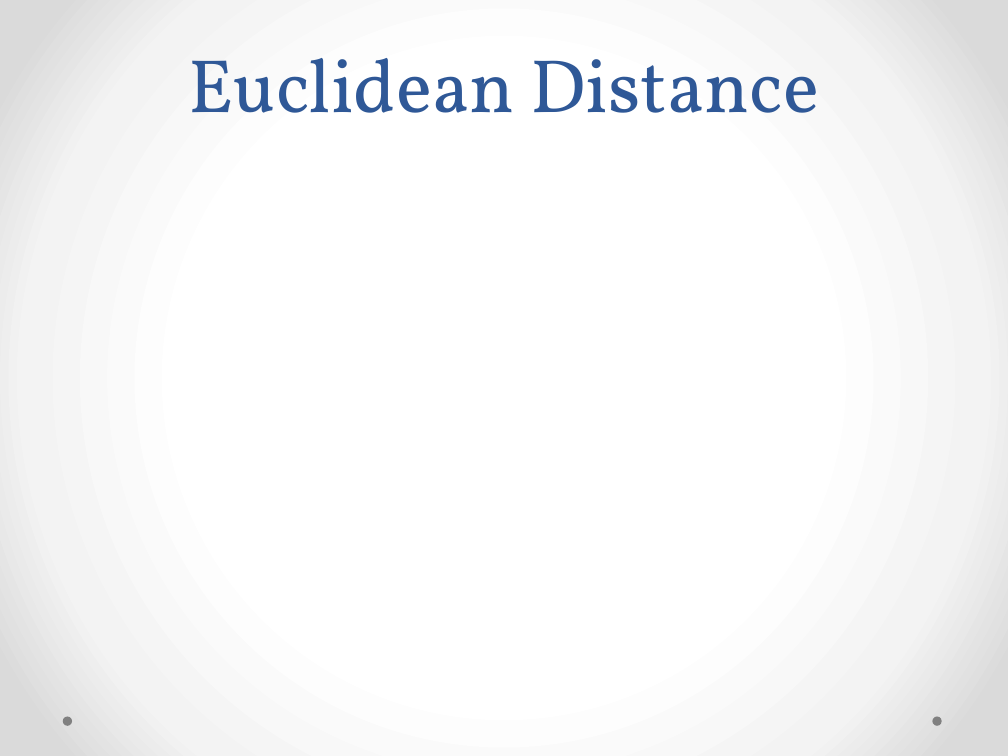
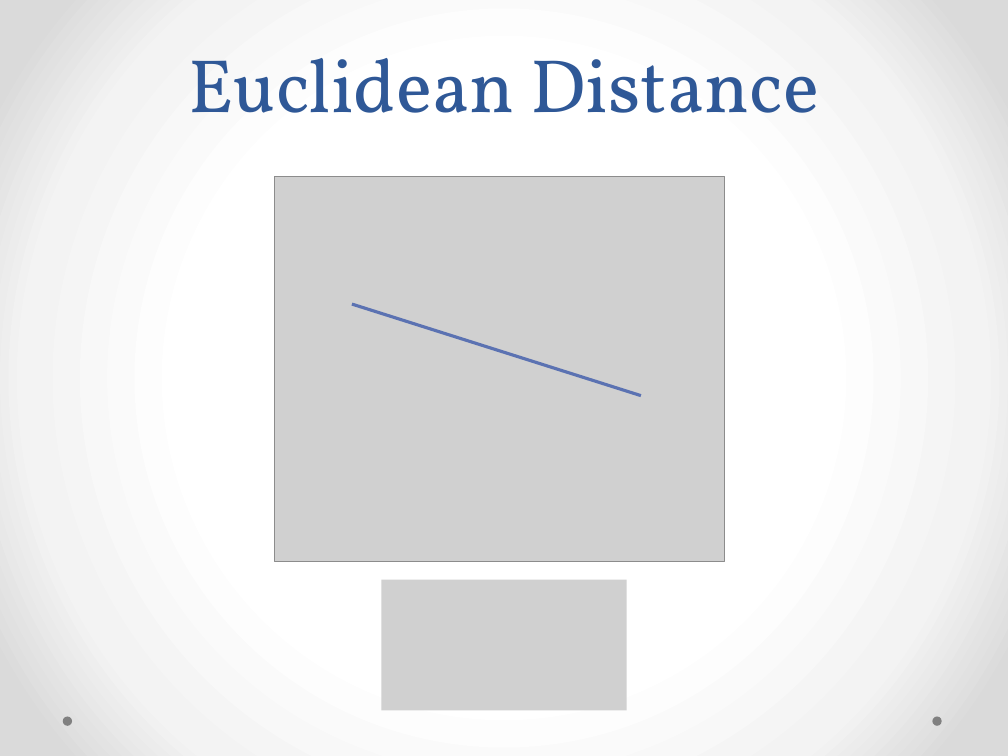
Before and after one commit to twcannon/MastersThesis, a slide deck: slide 10 of Paper/MastersPresentation.pptx (slide 9 before the commit). Drawn at 1008x756 pixels with LibreOffice and Linux fonts; fonts in the diff are those of the drawing; grey boxes stand for pictures. Boxes give left, top, right and bottom in pixels: in the first picture for what was removed or moved away, otherwise in the second. Text is boxed around its words. In the diff, an @@ line names an element or a change of style, - is before the commit and + after.

```diff
--- a/Paper/MastersPresentation.pptx
+++ b/Paper/MastersPresentation.pptx
@@ picture added at (274,176,725,561) @@
@@ line added from (352, 304) to (641, 395), #5C72B2 2.25 pt @@
@@ picture added at (381,580,626,711) @@
```
Also in this commit, not shown: 16 other slides changed, 6 slides added, 2 slides removed, 12 other files.
